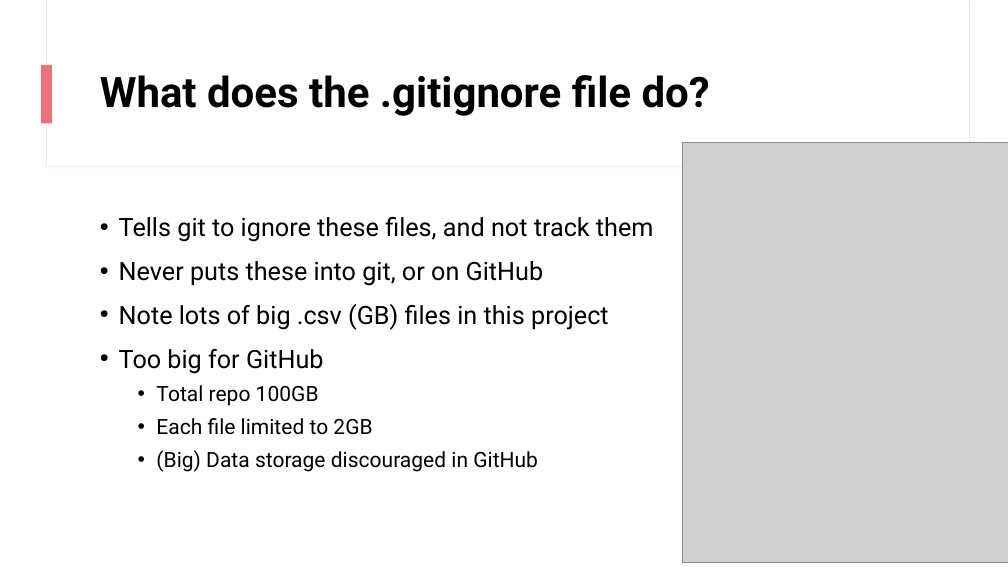
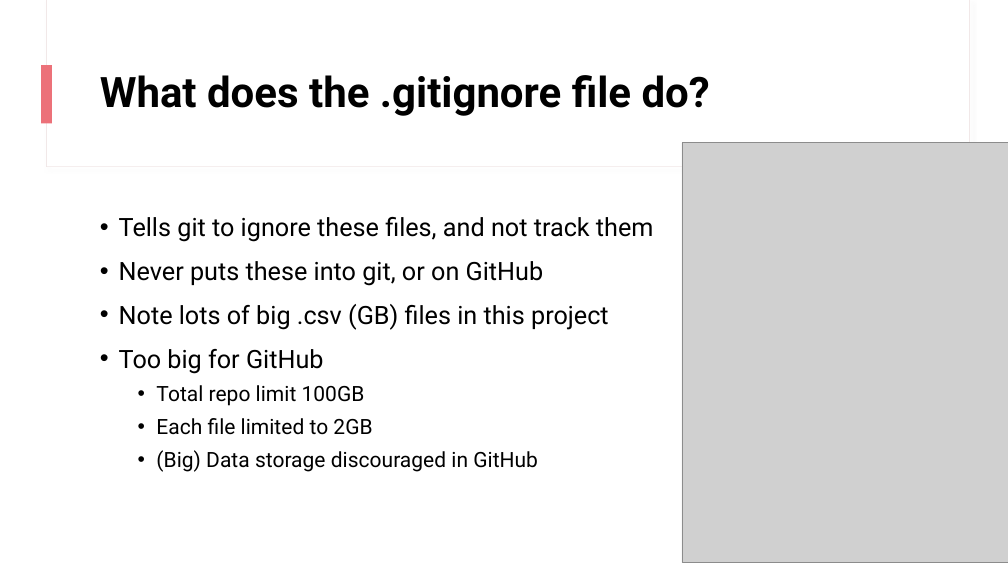
Before and after one commit to higgi13425/rmrwr-book, a slide deck: slide 8 of data/PHI_data.pptx (slide 6 before the commit). Drawn at 1008x567 pixels with LibreOffice and Linux fonts; fonts in the diff are those of the drawing; grey boxes stand for pictures. Boxes give left, top, right and bottom in pixels: in the first picture for what was removed or moved away, otherwise in the second. Text is boxed around its words. In the diff, an @@ line names an element or a change of style, - is before the commit and + after.

```diff
--- a/data/PHI_data.pptx
+++ b/data/PHI_data.pptx
@@ text at box(156, 385, 365, 406): text changed @@
-  • Total repo 100GB
+  • Total repo limit 100GB
```
Also in this commit, not shown: 10 other slides changed, 3 slides added, 1 other file.
